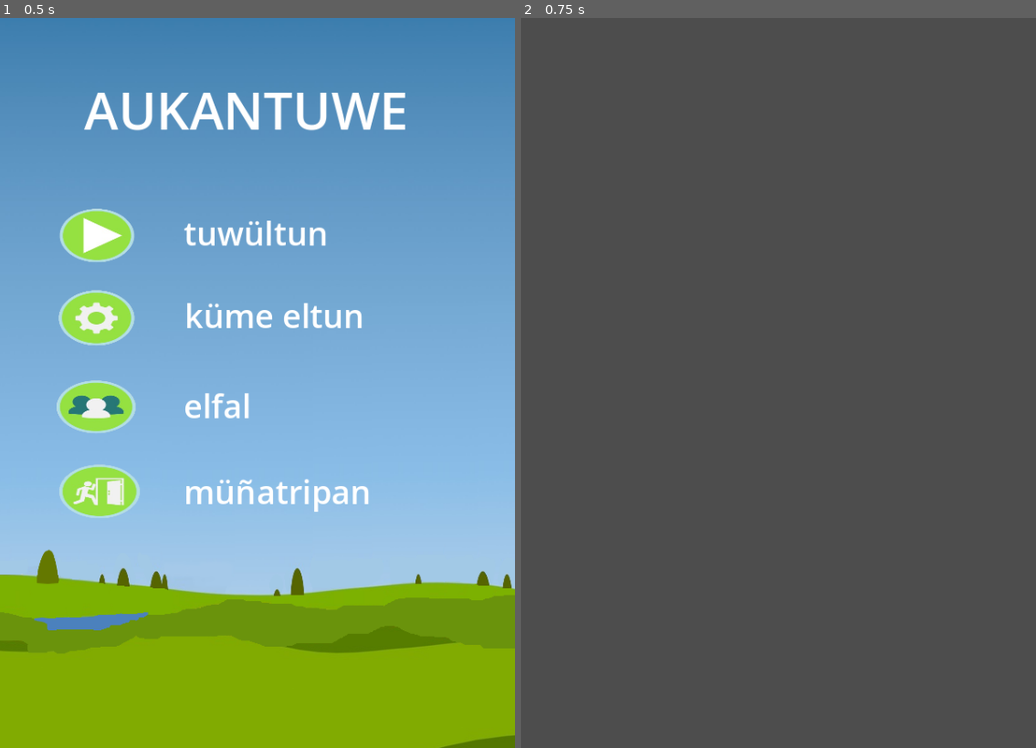
Above: before the commit, frames 1-2 (left to right).
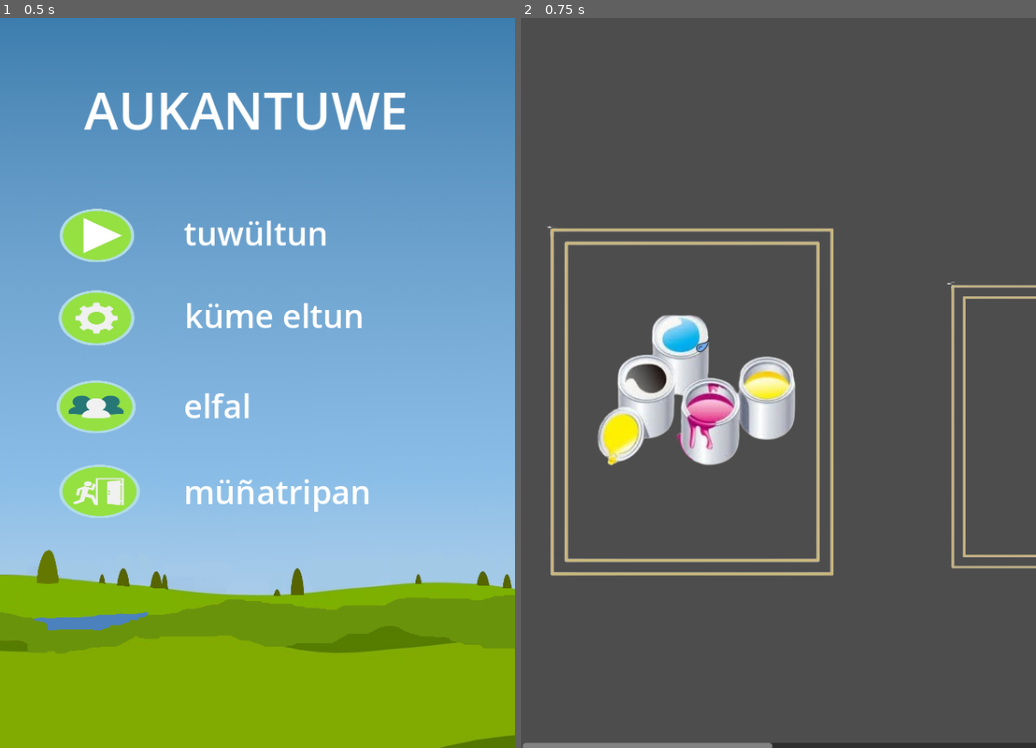
Above: after the commit, the same moments.

Repository: JorgeSaez1/aukantuwe
Game: Godot game, scene res://scenes/menu principal/menu.tscn
The game is run twice, just before and just after one commit, with the same random seed, the same clock (stepped at 60 frames per second) and the same inputs. Before the commit the project starts from res://scenes/menuPrincipal/menu.tscn.
Inputs (mouse positions are in pixels of both pictures, inside the frame that each line leads up to; where the layout moved, square brackets give the same spot in the first picture):
- Up to frame 1 (0.5 s): no input
- Up to frame 2 (0.75 s): click (742, 237) [721, 237] at 0.5 s

Frame 1 is identical in both runs. In frame 2, 8.5% of the frame differs, in the area x 0-100%, y 28-100%.

Commit message:
bug en menu etapas

Diff:
--- a/project.godot
+++ b/project.godot
@@ -11,7 +11,7 @@
 [application]
 
 config/name="aukantuwe"
-run/main_scene="res://scenes/menuPrincipal/menu.tscn"
+run/main_scene="res://scenes/menu principal/menu.tscn"
 config/features=PackedStringArray("4.2", "Mobile")
 config/icon="res://icon.svg"
 
--- /dev/null
+++ b/scenes/menu etapas/ScrollContainer.tscn
@@ -0,0 +1,42 @@
+[gd_scene load_steps=4 format=3 uid="uid://d26f85u38crkl"]
+
+[ext_resource type="Texture2D" uid="uid://mu5sghj468ir" path="res://assets/menu scroll/esqueleto.png" id="1_ac00c"]
+[ext_resource type="Texture2D" uid="uid://d1ng1bsc8vp7c" path="res://assets/menu scroll/familia.jpg" id="2_jrp8e"]
+[ext_resource type="Texture2D" uid="uid://bgmmony5vyf5q" path="res://assets/menu scroll/pintura.png" id="3_ai6ao"]
+
+[node name="ScrollContainer" type="ScrollContainer"]
+clip_contents = false
+anchors_preset = 15
+anchor_right = 1.0
+anchor_bottom = 1.0
+
+[node name="CenterContainer" type="CenterContainer" parent="."]
+layout_mode = 2
+size_flags_horizontal = 3
+size_flags_vertical = 3
+mouse_filter = 2
+
+[node name="MarginContainer" type="MarginContainer" parent="CenterContainer"]
+layout_mode = 2
+mouse_filter = 2
+theme_override_constants/margin_left = 1920
+theme_override_constants/margin_right = 1920
+
+[node name="HBoxContainer" type="HBoxContainer" parent="CenterContainer/MarginContainer"]
+layout_mode = 2
+mouse_filter = 2
+theme_override_constants/separation = 100
+
+[node name="CardMenu1" type="TextureRect" parent="CenterContainer/MarginContainer/HBoxContainer"]
+layout_mode = 2
+texture = ExtResource("1_ac00c")
+
+[node name="CardMenu2" type="TextureRect" parent="CenterContainer/MarginContainer/HBoxContainer"]
+layout_mode = 2
+texture = ExtResource("2_jrp8e")
+
+[node name="CardMenu3" type="TextureRect" parent="CenterContainer/MarginContainer/HBoxContainer"]
+layout_mode = 2
+texture = ExtResource("3_ai6ao")
+
+[connection signal="gui_input" from="." to="." method="_on_ScrollContainer_gui_input"]
--- /dev/null
+++ b/scenes/menu etapas/menuEtapas.tscn
@@ -0,0 +1,38 @@
+[gd_scene load_steps=4 format=3 uid="uid://ql0fwak851kv"]
+
+[ext_resource type="Texture2D" uid="uid://x7oc1xut38fy" path="res://assets/menu scroll/5-removebg-preview.png" id="2_p8j8g"]
+[ext_resource type="Texture2D" uid="uid://dmgjfuna7ibv0" path="res://assets/menu scroll/6-removebg-preview.png" id="3_sk76y"]
+[ext_resource type="Texture2D" uid="uid://bmkety4emcpmn" path="res://assets/menu scroll/7-removebg-preview.png" id="4_h32si"]
+
+[node name="Node" type="Node"]
+
+[node name="ScrollContainer" type="ScrollContainer" parent="."]
+anchors_preset = 8
+anchor_left = 0.5
+anchor_top = 0.5
+anchor_right = 0.5
+anchor_bottom = 0.5
+offset_left = -298.0
+offset_top = -246.0
+offset_right = 305.0
+offset_bottom = 427.0
+grow_horizontal = 2
+grow_vertical = 2
+size_flags_horizontal = 4
+size_flags_vertical = 4
+follow_focus = true
+
+[node name="HBoxContainer" type="HBoxContainer" parent="ScrollContainer"]
+layout_mode = 2
+
+[node name="TextureRect" type="TextureRect" parent="ScrollContainer/HBoxContainer"]
+layout_mode = 2
+texture = ExtResource("2_p8j8g")
+
+[node name="TextureRect2" type="TextureRect" parent="ScrollContainer/HBoxContainer"]
+layout_mode = 2
+texture = ExtResource("3_sk76y")
+
+[node name="TextureRect3" type="TextureRect" parent="ScrollContainer/HBoxContainer"]
+layout_mode = 2
+texture = ExtResource("4_h32si")
--- a/scenes/menuPrincipal/menu.tscn
+++ b/scenes/menu principal/menu.tscn
@@ -1,21 +1,21 @@
 [gd_scene load_steps=7 format=3 uid="uid://xi7bl376yeag"]
 
-[ext_resource type="Script" path="res://script/menuPrincipal/menuPrincipal.gd" id="1_pskgr"]
-[ext_resource type="Texture2D" uid="uid://bg4aywj3an3c5" path="res://assets/menuPrincipal/fondomenu.png" id="2_loh8s"]
-[ext_resource type="Texture2D" uid="uid://tnd6q5kc8bns" path="res://assets/menuPrincipal/inicio.png" id="3_ffr7s"]
-[ext_resource type="Texture2D" uid="uid://de7u0qkt6bjq" path="res://assets/menuPrincipal/configuracion.png" id="4_q23u3"]
-[ext_resource type="Texture2D" uid="uid://csodnfxp6g843" path="res://assets/menuPrincipal/creditos.png" id="5_tjcta"]
-[ext_resource type="Texture2D" uid="uid://cmy63a01vkecp" path="res://assets/menuPrincipal/salida.png" id="6_omabk"]
+[ext_resource type="Script" path="res://script/menu/menuPrincipal.gd" id="1_dfl37"]
+[ext_resource type="Texture2D" uid="uid://bg4aywj3an3c5" path="res://assets/menu principal/fondomenu.png" id="2_s1tos"]
+[ext_resource type="Texture2D" uid="uid://tnd6q5kc8bns" path="res://assets/menu principal/inicio.png" id="3_e8dwt"]
+[ext_resource type="Texture2D" uid="uid://de7u0qkt6bjq" path="res://assets/menu principal/configuracion.png" id="4_q0yhb"]
+[ext_resource type="Texture2D" uid="uid://csodnfxp6g843" path="res://assets/menu principal/creditos.png" id="5_keknf"]
+[ext_resource type="Texture2D" uid="uid://cmy63a01vkecp" path="res://assets/menu principal/salida.png" id="6_uqwts"]
 
 [node name="menu principal" type="Node2D"]
-script = ExtResource("1_pskgr")
+script = ExtResource("1_dfl37")
 
 [node name="fondo" type="TextureRect" parent="."]
 offset_left = -52.0
 offset_top = -21.0
 offset_right = 632.0
 offset_bottom = 875.0
-texture = ExtResource("2_loh8s")
+texture = ExtResource("2_s1tos")
 expand_mode = 5
 
 [node name="aukantuwe" type="Label" parent="fondo"]
@@ -39,7 +39,7 @@
 offset_top = 157.0
 offset_right = 208.0
 offset_bottom = 350.0
-texture = ExtResource("3_ffr7s")
+texture = ExtResource("3_e8dwt")
 expand_mode = 1
 
 [node name="inicio" type="Button" parent="inicio"]
@@ -49,7 +49,7 @@
 anchor_bottom = 0.136
 offset_left = 52.0
 offset_top = 64.0
-offset_right = 360.75
+offset_right = 416.75
 offset_bottom = 101.752
 flat = true
 
@@ -69,14 +69,14 @@
 offset_top = 250.0
 offset_right = 209.0
 offset_bottom = 449.0
-texture = ExtResource("4_q23u3")
+texture = ExtResource("4_q0yhb")
 expand_mode = 1
 
 [node name="configuracion" type="Button" parent="configuracion"]
 layout_mode = 0
 offset_left = 52.0
 offset_top = 67.0
-offset_right = 376.0
+offset_right = 450.0
 offset_bottom = 134.0
 flat = true
 
@@ -94,7 +94,7 @@
 offset_top = 358.0
 offset_right = 213.0
 offset_bottom = 548.0
-texture = ExtResource("5_tjcta")
+texture = ExtResource("5_keknf")
 expand_mode = 1
 
 [node name="creditos" type="Button" parent="creditos"]
@@ -119,14 +119,14 @@
 offset_top = 455.0
 offset_right = 219.0
 offset_bottom = 648.0
-texture = ExtResource("6_omabk")
+texture = ExtResource("6_uqwts")
 expand_mode = 1
 
 [node name="salida" type="Button" parent="salida"]
 layout_mode = 0
 offset_left = 57.0
 offset_top = 64.0
-offset_right = 380.0
+offset_right = 455.0
 offset_bottom = 128.0
 flat = true
 
--- a/scenes/menuEtapas/menuEtapas.tscn
+++ /dev/null
@@ -1,3 +0,0 @@
-[gd_scene format=3 uid="uid://ql0fwak851kv"]
-
-[node name="menu de etapas" type="Node2D"]
--- a/script/menuPrincipal/menuPrincipal.gd
+++ b/script/menu/menuPrincipal.gd
@@ -7,23 +7,23 @@
 
 
 # Called every frame. 'delta' is the elapsed time since the previous frame.
-func _process(delta):
+func _process(_delta):
 	pass
 
 
 func _on_inicio_pressed():
 
-	get_tree().change_scene_to_file("res://scenes/menuEtapas/menuEtapas.tscn")
+	get_tree().change_scene_to_file("res://scenes/menu etapas/menuEtapas.tscn")
 
 
 func _on_configuracion_pressed():
 
-	get_tree().change_scene_to_file("res://scenes/menuPrincipal/configuracion.tscn")
+	get_tree().change_scene_to_file("res://scenes/menu principal/configuracion.tscn")
 
 
 func _on_creditos_pressed():
 
-	get_tree().change_scene_to_file("res://scenes/menuPrincipal/creditos.tscn")
+	get_tree().change_scene_to_file("res://scenes/menu principal/creditos.tscn")
 
 
 func _on_salida_pressed():
--- /dev/null
+++ b/script/menu/menuScroll.gd
@@ -0,0 +1,65 @@
+extends ScrollContainer
+
+@export var card_scale: float = 1
+@export var card_current_scale: float = 1.3
+@export var scroll_duration: float = 1.3
+
+var card_current_index: int = 0
+var card_x_positions: Array = []
+
+@onready var scroll_tween: Tween = $TweenNode.create_tween()
+var margin_r: int = 0
+var card_space: int = 0
+var card_nodes: Array = []
+
+func _ready() -> void:
+	if is_instance_valid($CenterContainer/MarginContainer):
+		margin_r = $CenterContainer/MarginContainer.get("theme_override_constants/margin_right")
+		card_space = $CenterContainer/MarginContainer/HBoxContainer.get("theme_override_constants/separation")
+		card_nodes = $CenterContainer/MarginContainer/HBoxContainer.get_children()
+
+		for _card in card_nodes:
+			var _card_pos_x: float = (margin_r + _card.position.x) - ((size.x - _card.size.x) / 2)
+			_card.pivot_offset = (_card.size / 2)
+			card_x_positions.append(_card_pos_x)
+
+		scroll_horizontal = card_x_positions[card_current_index]
+		scroll()
+
+func _process(delta: float) -> void:
+	for _index in range(card_x_positions.size()):
+		var _card_pos_x: float = card_x_positions[_index]
+		var _swipe_length: float = (card_nodes[_index].size.x / 2) + (card_space / 2)
+		var _swipe_current_length: float = abs(_card_pos_x - scroll_horizontal)
+		var _card_scale: float = remap(_swipe_current_length, _swipe_length, 0, card_scale, card_current_scale)
+		var _card_opacity: float = remap(_swipe_current_length, _swipe_length, 0, 0.3, 1)
+
+		_card_scale = clamp(_card_scale, card_scale, card_current_scale)
+		_card_opacity = clamp(_card_opacity, 0.3, 1)
+
+		card_nodes[_index].scale = Vector2(_card_scale, _card_scale)
+		card_nodes[_index].modulate.a = _card_opacity
+
+		if _swipe_current_length < _swipe_length:
+			card_current_index = _index
+
+func scroll() -> void:
+	for _index in range(card_nodes.size()):
+		var _card_scale: float = card_current_scale if _index == card_current_index else card_scale
+		scroll_tween.interpolate_property(
+			card_nodes[_index],
+			"scale",
+			card_nodes[_index].scale,
+			Vector2(_card_scale, _card_scale),
+			scroll_duration,
+			Tween.TRANS_QUAD,
+			Tween.EASE_OUT)
+
+	scroll_tween.start()
+
+func _on_ScrollContainer_gui_input(event: InputEvent) -> void:
+	if event is InputEventMouseButton:
+		if event.pressed:
+			scroll_tween.stop_all()
+		else:
+			scroll()
Renamed: assets/menuPrincipal/AUKANTU.png -> assets/menu principal/AUKANTU.png
Not shown, added: assets/menu principal/AUKANTU.png.import
Renamed: assets/menuPrincipal/configuracion.png -> assets/menu principal/configuracion.png
Not shown, added: assets/menu principal/configuracion.png.import
Renamed: assets/menuPrincipal/creditos.png -> assets/menu principal/creditos.png
Not shown, changed: assets/menu principal/creditos.png.import
Renamed: assets/menuPrincipal/fondomenu.png -> assets/menu principal/fondomenu.png
Not shown, changed: assets/menu principal/fondomenu.png.import
Renamed: assets/menuPrincipal/inicio.png -> assets/menu principal/inicio.png
Not shown, added: assets/menu principal/inicio.png.import
Renamed: assets/menuPrincipal/salida.png -> assets/menu principal/salida.png
Not shown, added: assets/menu principal/salida.png.import
(and 17 more such lines)
